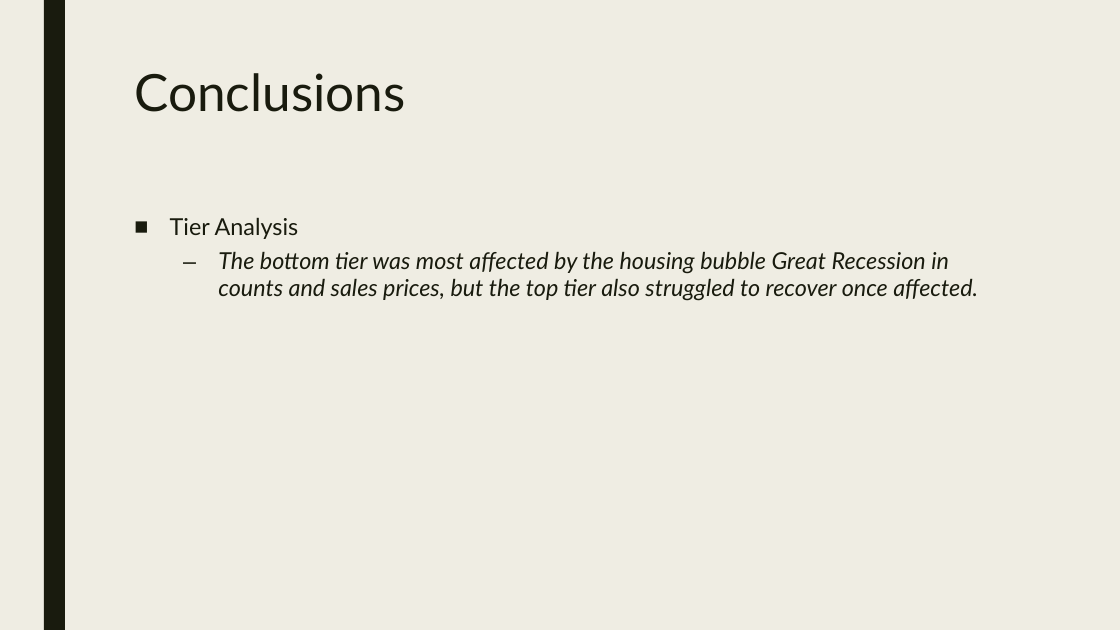
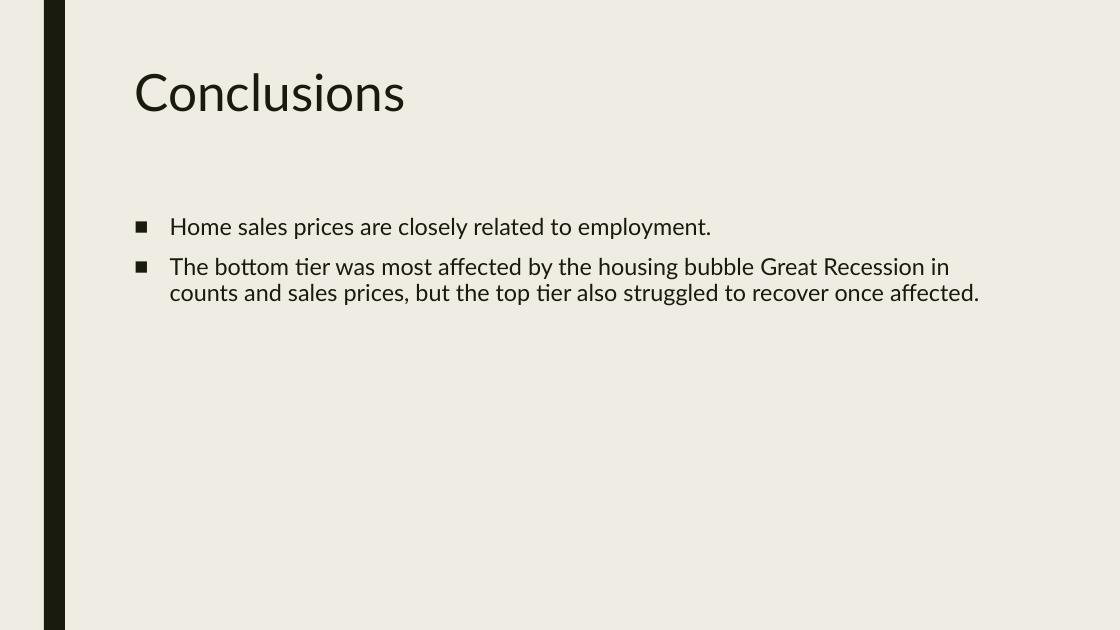
Before and after one commit to janinewhite/Proletariats, a slide deck: slide 13 of Presentation/Analysis of Phoenix AZ Real Estate Trends.pptx (slide 11 before the commit). Drawn at 1120x630 pixels with LibreOffice and Linux fonts; fonts in the diff are those of the drawing. Boxes give left, top, right and bottom in pixels: in the first picture for what was removed or moved away, otherwise in the second. Text is boxed around its words. In the diff, an @@ line names an element or a change of style, - is before the commit and + after.

Commit message:
Update presentation with employment

```diff
--- a/Presentation/Analysis of Phoenix AZ Real Estate Trends.pptx
+++ b/Presentation/Analysis of Phoenix AZ Real Estate Trends.pptx
@@ text at <box>170,217,711,239</box>: text changed @@
-■ Tier Analysis
+■ Home sales prices are closely related to employment.
@@ text at <box>170,257,979,306</box>: italic off in "The bottom tier was most affected by ..."; bullet – to ■; list level 2 to 1 in "The bottom tier was most ..." @@
```
Also in this commit, not shown: 3 other slides changed, 2 slides added, 1 other file.
